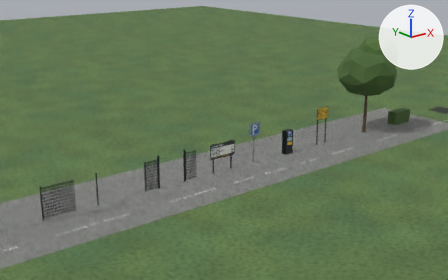
Renders of the Blender file art/landside/landside_pieces.blend from each side of a commit.
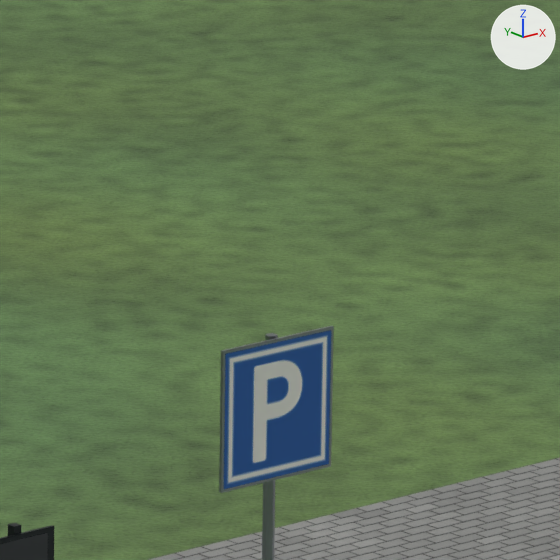
There are two pictures of each version: one from a 50 mm lens placed at (301.81, 268.35, 14.87), pointed at (328.26, 301.42, 1.64), one close up on the part from 51% to 63% of the width and 33% to 51% of the height. Lighting does not change. The marker at upper right points along +X, +Y and +Z. The first two pictures are the older version.

Objects in the first close-up: 'carpark_info_board', 'overview_grass', 'sign_parking'.
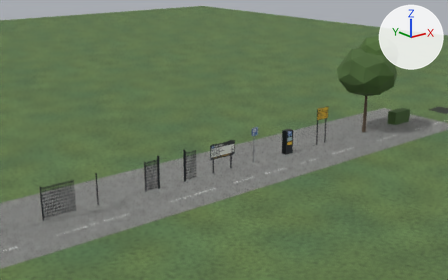
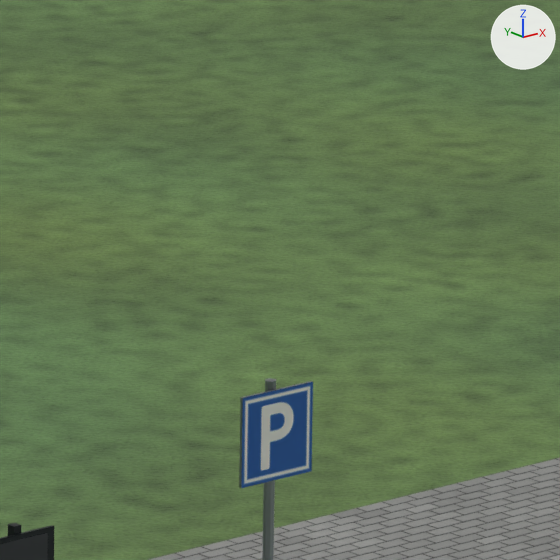
Location of each change, [x1, y1, x2, y2] in pixels of the close-ups (560 x 560 px):
'sign_parking', reshaped
    before: [219, 326, 334, 560]
    after: [239, 378, 313, 560]
part 1 of me_sign_parking, rebuilt
    before: [221, 326, 334, 493]
    after: [241, 383, 306, 475]
part 2 of me_sign_parking, rebuilt
    before: [262, 335, 269, 560]
    after: [262, 381, 268, 560]
part 3 of me_sign_parking, rebuilt
    before: [266, 336, 276, 560]
    after: [265, 381, 273, 560]
part 4 of me_sign_parking, rebuilt (32% narrower, 33% shorter)
    before: [224, 330, 331, 489]
    after: [241, 382, 313, 488]
part 5 of me_sign_parking, deleted
    before: [219, 351, 223, 493]
part 6 of me_sign_parking, deleted
    before: [221, 326, 332, 351]
part 7 of me_sign_parking, added
    after: [239, 378, 312, 560]

What changed in the scene script:
```text
Change me_sign_parking:
    used by ob_sign_parking; location = (329.9, 300.0, 0.0)
    remove me_sign_parking.from_pydata(...)  # 58 vertices, 14 faces; spans x -0.47..0.47, y -0.02..0.09, z 0.0..2.95
    add me_sign_parking.from_pydata(...)  # 108 vertices, 26 faces; spans x -0.3..0.3, y -0.02..0.1, z 0.0..2.65
    me_sign_parking part 1: the loose piece of 4 vertices spanning x -0.47..0.47, y -0.02, z 2.0..2.94 is rebuilt with 4 vertices and now spans x -0.3..0.3, y -0.02, z 2.0..2.6
    me_sign_parking part 2: the loose piece of 4 vertices spanning x -0.03, y 0.03..0.07, z 0.0..2.95 is rebuilt with 4 vertices and now spans x -0.04, y 0.04..0.06, z 0.0..2.65
    me_sign_parking part 3: the loose piece of 4 vertices spanning x -0.03..0.0, y 0.01..0.03, z 0.0..2.95 is rebuilt with 4 vertices and now spans x -0.04..-0.01, y 0.01..0.04, z 0.0..2.65
    me_sign_parking part 4: the loose piece of 4 vertices spanning x -0.45..0.45, y -0.02, z 2.02..2.92 is rebuilt with 4 vertices and now spans x -0.3..0.3, y -0.02, z 2.0..2.6
    me_sign_parking part 5: the loose piece of 4 vertices spanning x -0.47, y -0.02..0.0, z 2.0..2.94 is deleted
    me_sign_parking part 6: the loose piece of 4 vertices spanning x -0.47..0.47, y -0.02..0.0, z 2.94 is deleted
    me_sign_parking part 7
    52 vertices are added at x -0.3..0.3, y -0.02..0.1, z 0.0..2.65
    16 new vertices lie (0.0, 0.0, 0.04) away from vertices in x -0.05..0.05, y 0.0..0.1, z 2.1..2.46
    16 new faces join them, mat_metal_light (grey #8a9096)
    other edits to the shape of me_sign_parking do not show in these pictures
```
